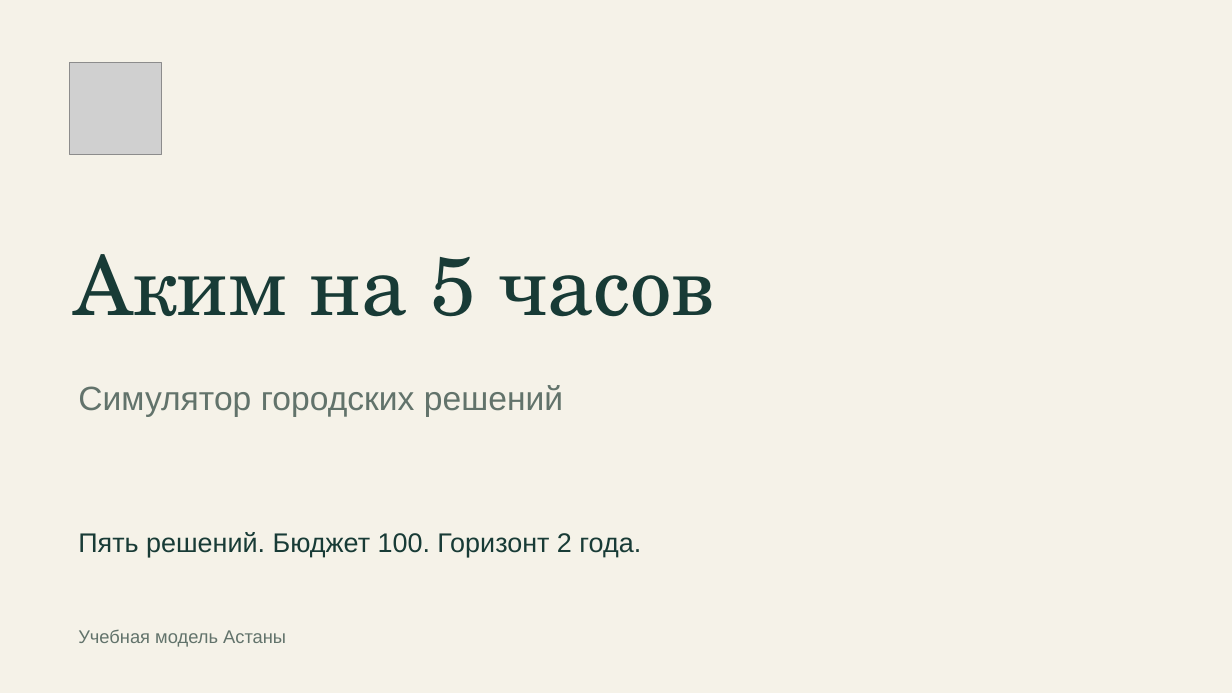
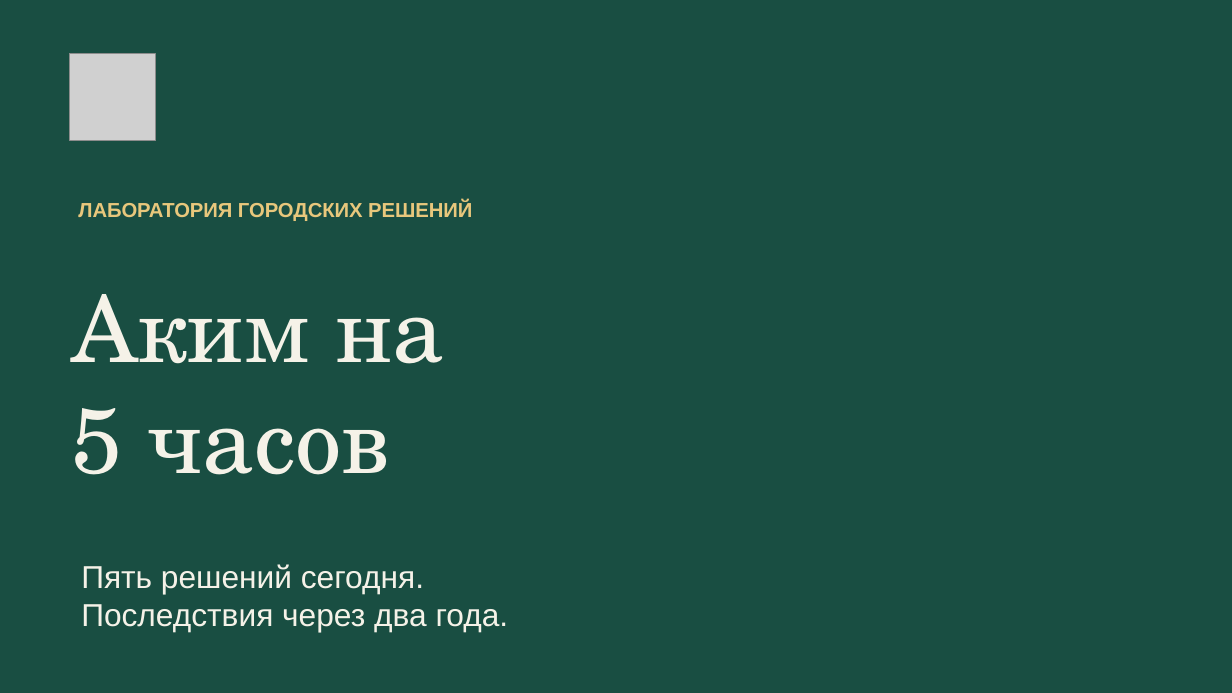
Before and after one commit to BAITC-Hacks/hack-55197c77-newbie, a slide deck: slide 1 of presentation/akim-na-5-chasov.pptx. Drawn at 1232x693 pixels with LibreOffice and Linux fonts; fonts in the diff are those of the drawing; grey boxes stand for pictures. Boxes give left, top, right and bottom in pixels: in the first picture for what was removed or moved away, otherwise in the second. Text is boxed around its words. In the diff, an @@ line names an element or a change of style, - is before the commit and + after.

Commit message:
Refine presentation design and defense narrative

```diff
--- a/presentation/akim-na-5-chasov.pptx
+++ b/presentation/akim-na-5-chasov.pptx
@@ background #F5F2E8 to #194E42 @@
@@ picture: place and size @@
-picture at (69, 63, 162, 155)
+picture at (69, 54, 156, 140)
@@ text at (78, 201, 472, 221): text changed; size 26.2 to 15.8 pt; text colour #62736B to #E8C77C; bold on @@
-Симулятор городских решений
+ЛАБОРАТОРИЯ ГОРОДСКИХ РЕШЕНИЙ
@@ text at (72, 294, 445, 475): text changed; size 64.5 to 72 pt; text colour #183B36 to #F5F2E8 @@
-Аким на 5 часов
+Аким на
+5 часов
@@ text at (81, 564, 509, 632): text changed; size 21 to 24.8 pt; text colour #183B36 to #F5F2E8 @@
-Пять решений. Бюджет 100. Горизонт 2 года.
+Пять решений сегодня.
+Последствия через два года.
@@ text removed at (78, 629, 286, 647) @@
-Учебная модель Астаны
```
Also in this commit, not shown: 5 other slides changed, 1 slide added, 1 slide removed, 2 other files.
